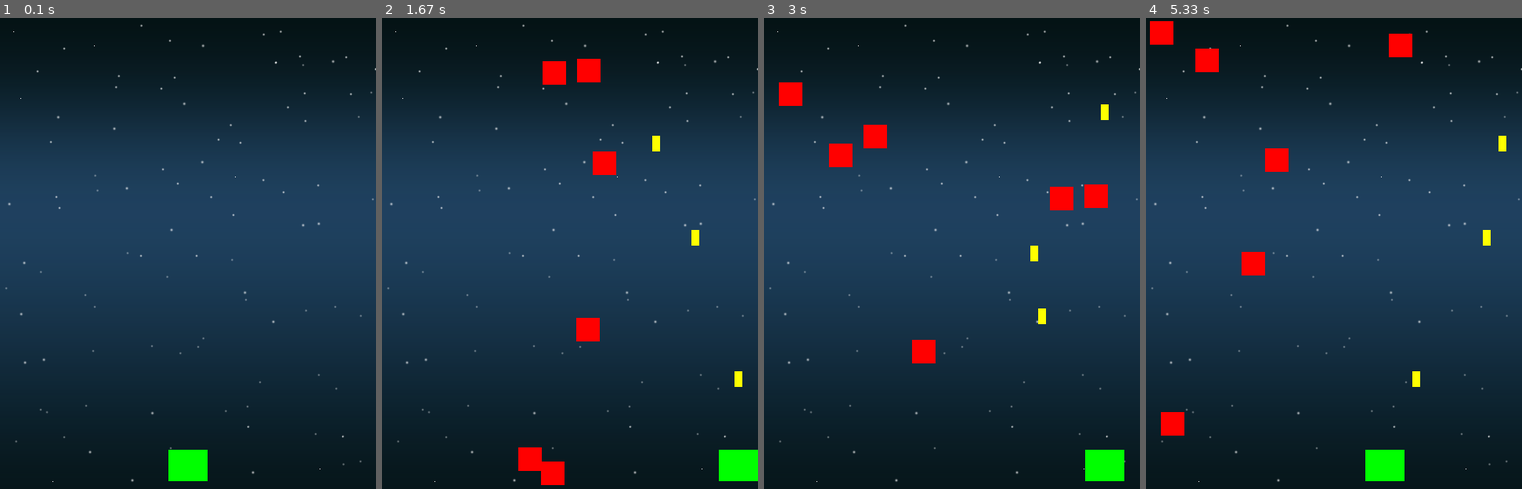
Above: before the commit, frames 1-4 (left to right).
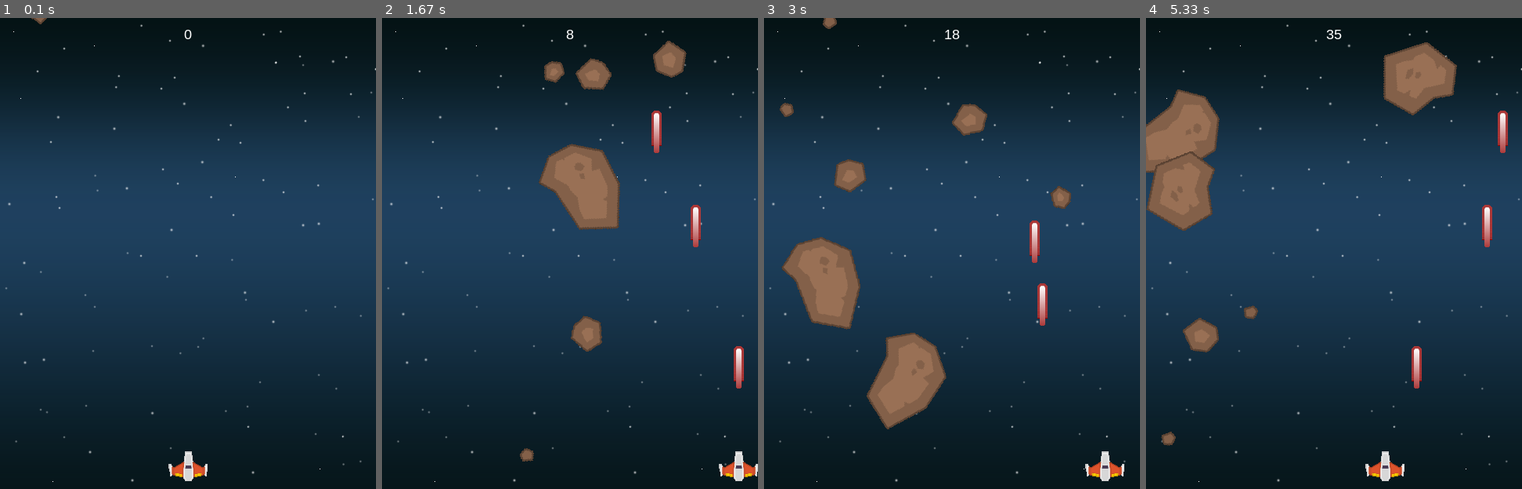
Above: after the commit, the same moments.

Repository: michkowalczuk/pykosz-space-shooter
Game: pygame game, started from space_shooter.py
Same seed, same stepped clock (60 frames per second), same inputs: the game is played once before the commit and once after it.
Inputs:
- Up to frame 1 (0.1 s): no input
- Up to frame 2 (1.67 s): tap Space at 0.33, 0.73, 1.03, 1.23, 1.53 s; hold Right 0.67-1.13 s; hold Right 1.17-1.63 s
- Up to frame 3 (3 s): hold Left 2.23-2.63 s; tap Space at 2.3, 2.6, 2.73 s; hold Right from 2.67 s (still down)
- Up to frame 4 (5.33 s): tap Space at 3.03, 3.4, 3.7, 3.9, 4.2, 4.4, 4.7, 4.9, 5.2 s; release Right at 3.3 s; hold Left 3.33-3.8 s; hold Right 3.83-4.3 s; hold Right 4.33-4.8 s; hold Left from 4.83 s (still down)

The runs differ from the first frame. In frame 1, 0.7% of the frame differs, in the area x 8-56%, y 0-99%; in frame 2, 6.7%; in frame 3, 9.4%; in frame 4, 10%, in the area x 0-97%, y 0-99%.

Commit message:
PyKosz #14 - Space Shooter

Diff:
--- a/space_shooter.py
+++ b/space_shooter.py
@@ -14,73 +14,121 @@
 # center window position
 os.environ['SDL_VIDEO_CENTERED'] = '1'  # must be before pygame.init()!
 
+# path to media directories
 img_dir = path.join(path.dirname(__file__), 'img')
 snd_dir = path.join(path.dirname(__file__), 'snd')
 
-
+# some game const
 WIDTH = 480
 HEIGHT = 600
 FPS = 60
 
+
 class Player(pygame.sprite.Sprite):
     def __init__(self):
         pygame.sprite.Sprite.__init__(self)
-        self.image = pygame.Surface((50,40))
-        self.image.fill(Color('green'))
+        self.image = pygame.transform.scale(player_img, (50,38))
+        self.image.set_colorkey(Color('black'))
         self.rect = self.image.get_rect()
         self.rect.centerx = WIDTH / 2
         self.rect.bottom = HEIGHT - 10
+
         self.speed_x = 0
+
+        self.radius = 21  # radius required for circle collision
+        # pygame.draw.circle(self.image, Color('red'), self.rect.center, self.radius, 1)
 
     def update(self):
         self.speed_x = 0
+        # get pressed key
         keystate = pygame.key.get_pressed()
         if keystate[pygame.K_LEFT]:
             self.speed_x = -5
         elif keystate[pygame.K_RIGHT]:
             self.speed_x = 5
 
+        # update player's position
         self.rect.x += self.speed_x
+
+        # check boundaries of the screen
         if self.rect.right > WIDTH:
             self.rect.right = WIDTH
         if self.rect.left < 0:
             self.rect.left = 0
 
     def shoot(self):
+        """
+        Create new bullet and play shoot sound
+        """
         bullet = Bullet(self.rect.centerx, self.rect.top)
         all_sprites.add(bullet)
         bullets.add(bullet)
+        shoot_sound.play()
+
 
 class Mob(pygame.sprite.Sprite):
     def __init__(self):
         pygame.sprite.Sprite.__init__(self)
-        self.image = pygame.Surface((30,30))
-        self.image.fill(Color('red'))
+        self.image_orig = random.choice(meteor_imgs)
+        self.image_orig.set_colorkey(Color('black'))
+        self.image = self.image_orig
         self.rect = self.image.get_rect()
 
+        self.speed_x, self.speed_y = 0, 0
+
         self.randomize_position()
 
+        self.radius = int(self.rect.width / 2)  # required for circle collision
+        # pygame.draw.circle(self.image, Color('red'), self.rect.center, self.radius, 1)
+
+        self.rot = 0
+        self.rot_speed = random.randrange(-8, 8)
+        self.last_rotate = pygame.time.get_ticks()
+
     def update(self):
+        self.rotate()
+
+        # update mob's position
         self.rect.x += self.speed_x
         self.rect.y += self.speed_y
 
         if self.rect.top > HEIGHT or self.rect.right < 0 or self.rect.left > WIDTH:
             self.randomize_position()
 
+    def rotate(self):
+        """
+        Rotate mob every 50 ticks with rot_speed
+        """
+        now = pygame.time.get_ticks()
+        if now - self.last_rotate > 50:
+            self.last_rotate = now
+            self.rot = (self.rot + self.rot_speed) % 360
+            rotated_image = pygame.transform.rotate(self.image_orig, self.rot)
+
+            old_center = self.rect.center
+            self.image = rotated_image
+            self.rect = self.image.get_rect()
+            self.rect.center = old_center
+
     def randomize_position(self):
+        """
+        Generate new mob's position and speed
+        """
         self.rect.x = random.randrange(WIDTH - self.rect.width)
         self.rect.y = random.randrange(-150, -100)
         self.speed_x = random.randrange(-3, 3)
         self.speed_y = random.randrange(1, 8)
 
+
 class Bullet(pygame.sprite.Sprite):
     def __init__(self, x, y):
         pygame.sprite.Sprite.__init__(self)
-        self.image = pygame.Surface((10,20))
-        self.image.fill(Color('yellow'))
+        self.image = bullet_img
+        self.image.set_colorkey(Color('black'))
         self.rect = self.image.get_rect()
         self.rect.centerx = x
         self.rect.bottom = y
+
         self.speed_y = -10
 
     def update(self):
@@ -96,13 +144,41 @@
 pygame.display.set_caption("Pygame Template")
 clock = pygame.time.Clock()
 
+# Score stuff
+font_name = pygame.font.match_font('arial')
+def draw_text(surf, text, size, x, y):
+    font = pygame.font.Font(font_name, size)
+    text_surface = font.render(text, True, Color('white'))
+    text_rect = text_surface.get_rect()
+    text_rect.midtop = (x, y)
+    surf.blit(text_surface, text_rect)
+
 # load images
 background_img = pygame.image.load(path.join(img_dir, 'starfield.png')).convert()
 background_rect = background_img.get_rect()
 player_img = pygame.image.load(path.join(img_dir, 'playerShip1_orange.png')).convert()
 bullet_img = pygame.image.load(path.join(img_dir, 'laserRed16.png')).convert()
-meteor_img = pygame.image.load(path.join(img_dir, 'meteorBrown_med1.png')).convert()
-
+meteor_list = [
+    'meteorBrown_big1.png',
+    'meteorBrown_big2.png',
+    'meteorBrown_med1.png',
+    'meteorBrown_med3.png',
+    'meteorBrown_small1.png',
+    'meteorBrown_small2.png',
+    'meteorBrown_tiny1.png']
+meteor_imgs = []
+for img in meteor_list:
+    meteor_imgs.append(pygame.image.load(path.join(img_dir, img)).convert())
+
+# load sounds
+shoot_sound = pygame.mixer.Sound(path.join(snd_dir, 'pew.wav'))
+explosion_sounds = []
+for snd in ['expl3.wav', 'expl6.wav']:
+    explosion_sounds.append(pygame.mixer.Sound(path.join(snd_dir, snd)))
+pygame.mixer.music.load(path.join(snd_dir, 'tgfcoder-FrozenJam-SeamlessLoop.ogg'))
+pygame.mixer.music.set_volume(0.4)
+
+# create sprite objects and sprite groups
 all_sprites = pygame.sprite.Group()
 player = Player()
 all_sprites.add(player)
@@ -116,6 +192,8 @@
 bullets = pygame.sprite.Group()
 
 # GAME LOOP
+score = 0
+pygame.mixer.music.play(loops=-1)
 running = True
 while running:
     # keep loop running at the right speed
@@ -130,25 +208,34 @@
             if event.key == pygame.K_SPACE:
                 player.shoot()
 
-
     # UPDATE
     all_sprites.update()
 
-    hits = pygame.sprite.groupcollide(mobs, bullets, True, True)
-    for hit in hits:
+    # check to see if a bullet hit the mob
+    mob_bullet_hits = pygame.sprite.groupcollide(mobs, bullets, True, True)
+    for hit in mob_bullet_hits:
+        # play random explosion sound
+        random.choice(explosion_sounds).play()
+
+        # increase the score
+        score += int(1 / hit.radius * 100)
+
+        # create a new mob
         mob = Mob()
+        mobs.add(mob)
         all_sprites.add(mob)
-        mobs.add(mob)
-
-    hits = pygame.sprite.spritecollide(player, mobs, False)
-    if hits:
+
+    # check to see if a mob hit the player
+    player_mob_hits = pygame.sprite.spritecollide(player, mobs, False, pygame.sprite.collide_circle)
+    if player_mob_hits:
         running = False
 
     # DRAW / RENDER
-    # screen.fill(Color('black'))
     screen.blit(background_img, background_rect)
     all_sprites.draw(screen)
 
+    draw_text(screen, str(score), 18, WIDTH / 2, 10)
+
     # *after* drawing everything, flip the display
     pygame.display.flip()
 
